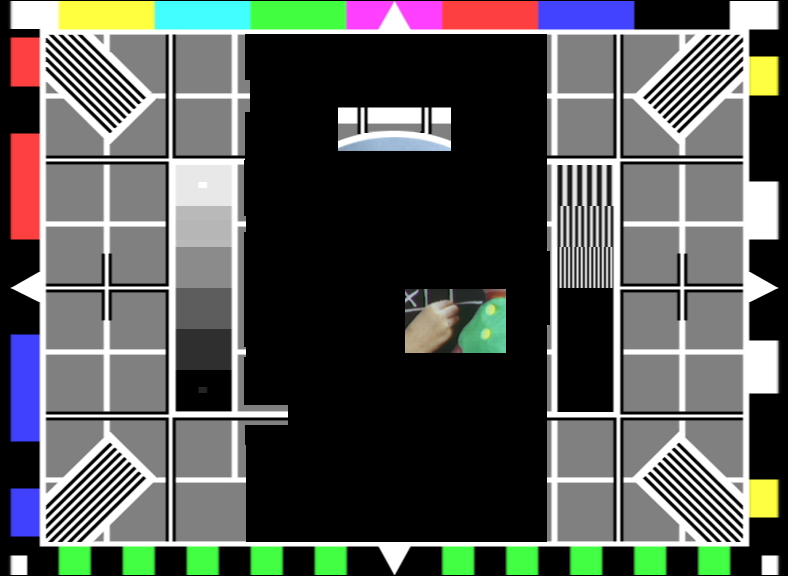
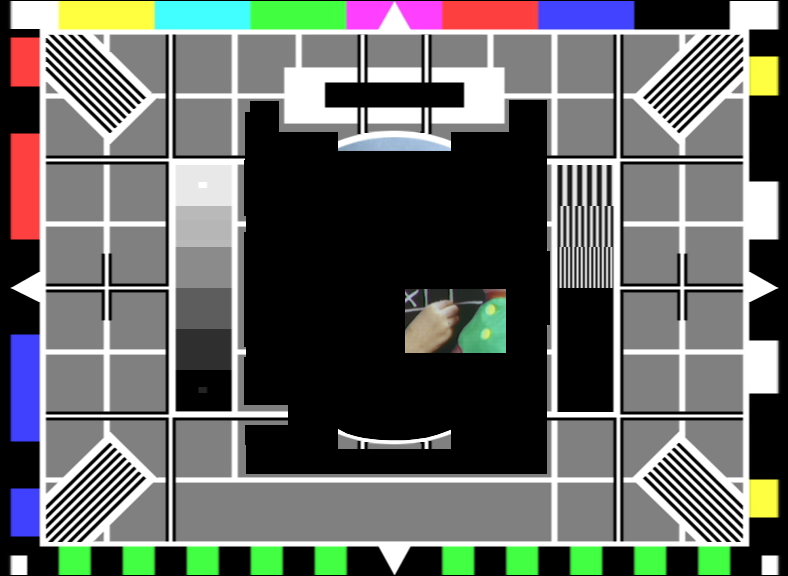
Layered file, before and after one edit (788x576). Changes by layer:
painted on "TCFdigital copy" over 245, 34, 547, 542
